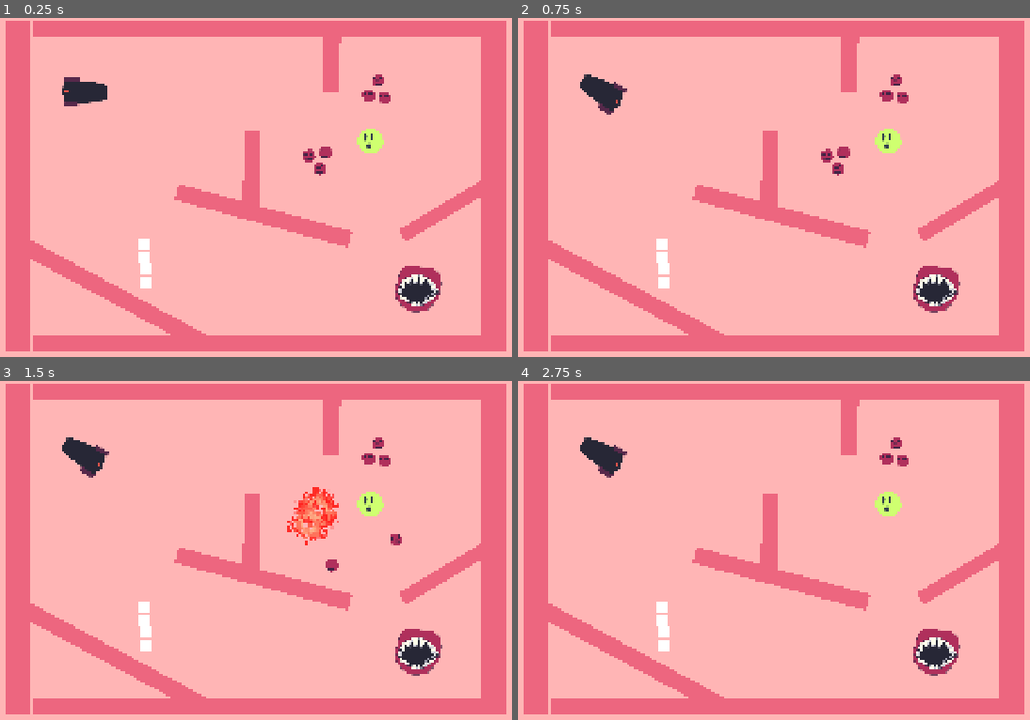
Above: before the commit, frames 1-4 (two rows, left to right).
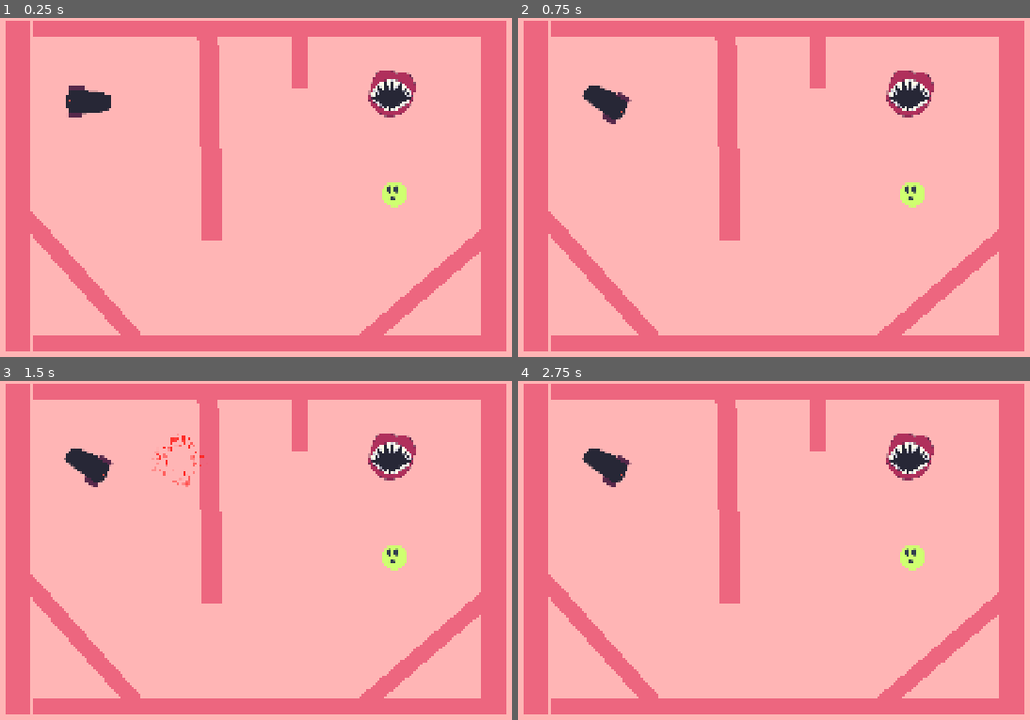
Above: after the commit, the same moments.

Repository: rmkubik/chain-reaction
Game: Godot game, scene res://ryan_level3.tscn
Two runs of this game, one before a commit and one after it. Both use one fixed random seed, a clock stepped at 60 frames per second and the inputs below. This scene is started directly instead of the project's main scene.
Inputs (mouse positions are in pixels of both pictures, inside the frame that each line leads up to):
- Up to frame 1 (0.25 s): no input
- Up to frame 2 (0.75 s): tap Enter at 0.5 s; drag from (599, 92) to (937, 289) at 0.52 s
- Up to frame 3 (1.5 s): tap Space at 1.25 s; drag from (174, 614) to (419, 652) at 1.27 s
- Up to frame 4 (2.75 s): move the mouse to (917, 499) at 2.02 s; tap R at 2.1 s; click (917, 499) at 2.17 s

The runs differ from the first frame. In frame 1, 13% of the frame differs, in the area x 5-94%, y 5-94%; in frame 2, 13%; in frame 3, 14%; in frame 4, 13%.

Commit message:
Add level3

Diff:
--- a/game.tscn
+++ b/game.tscn
@@ -7,13 +7,14 @@
 [ext_resource type="PackedScene" uid="uid://bcbkvkfbd7lf1" path="res://ryan_level2.tscn" id="4_7jktm"]
 [ext_resource type="PackedScene" uid="uid://cdyq20tyijvav" path="res://oliver_level3.tscn" id="6_ryrav"]
 [ext_resource type="PackedScene" uid="uid://b1n7vuwtjhhn" path="res://oliver_level4.tscn" id="7_eow3j"]
+[ext_resource type="PackedScene" uid="uid://bm6ovm4anuu33" path="res://ryan_level3.tscn" id="8_j5wjh"]
 
 [sub_resource type="LabelSettings" id="LabelSettings_eow3j"]
 font_size = 24
 
 [node name="Game" type="Node2D" node_paths=PackedStringArray("levelCounter")]
 script = ExtResource("1_80nbo")
-levels = Array[PackedScene]([ExtResource("2_e2o6t"), ExtResource("3_fc0e3"), ExtResource("4_7jktm"), ExtResource("2_7jktm"), ExtResource("6_ryrav"), ExtResource("7_eow3j")])
+levels = Array[PackedScene]([ExtResource("2_e2o6t"), ExtResource("3_fc0e3"), ExtResource("4_7jktm"), ExtResource("2_7jktm"), ExtResource("6_ryrav"), ExtResource("7_eow3j"), ExtResource("8_j5wjh")])
 levelCounter = NodePath("LevelCounter")
 
 [node name="LevelCounter" type="Label" parent="."]
--- a/ryan_level3.tscn
+++ b/ryan_level3.tscn
@@ -18,38 +18,38 @@
 goal = NodePath("Goal")
 
 [node name="Smiley5" parent="." instance=ExtResource("2_hbay1")]
-position = Vector2(951, 384)
+position = Vector2(2020, 118)
 
 [node name="Smiley6" parent="." instance=ExtResource("2_hbay1")]
-position = Vector2(1100, 159)
+position = Vector2(1107, -140)
 
 [node name="Wall10" parent="." instance=ExtResource("6_kcu3w")]
-position = Vector2(417, 700)
+position = Vector2(2217, 601)
 rotation = 0.495018
 scale = Vector2(1.42436, 1.01543)
 skew = 0.0937026
 
 [node name="Smiley" parent="." instance=ExtResource("2_hbay1")]
-position = Vector2(1076, 197)
+position = Vector2(1083, -102)
 
 [node name="Smiley3" parent="." instance=ExtResource("2_hbay1")]
-position = Vector2(1117, 203)
+position = Vector2(1124, -96)
 
 [node name="Cannon" parent="." instance=ExtResource("3_aj485")]
-position = Vector2(350, 188)
+position = Vector2(360, 213)
 ammo = ExtResource("4_hbay1")
 
 [node name="Mouser" parent="." instance=ExtResource("4_3bp0o")]
 
 [node name="Target" parent="." instance=ExtResource("5_knbbj")]
-position = Vector2(1081, 314)
+position = Vector2(1142, 449)
 
 [node name="Wall" parent="." instance=ExtResource("6_kcu3w")]
 position = Vector2(789, 831)
 scale = Vector2(3, 1)
 
 [node name="Goal" parent="." instance=ExtResource("7_vnmr0")]
-position = Vector2(1204, 690)
+position = Vector2(1137, 191)
 
 [node name="Wall3" parent="." instance=ExtResource("6_kcu3w")]
 position = Vector2(789, 24)
@@ -66,18 +66,18 @@
 scale = Vector2(2.22, 1.5)
 
 [node name="Wall8" parent="." instance=ExtResource("6_kcu3w")]
-position = Vector2(1284, 482)
-rotation = -0.537794
-scale = Vector2(0.75715, -0.853872)
+position = Vector2(2200, 897)
+rotation = 0.838526
+scale = Vector2(0.122223, -10.9095)
 skew = 0.0937026
 
 [node name="Wall6" parent="." instance=ExtResource("6_kcu3w")]
-position = Vector2(807, 504)
-rotation = 3.4107
+position = Vector2(345, 668)
+rotation = 3.98439
 scale = Vector2(1.2, 1)
 
 [node name="Crate" type="RigidBody2D" parent="."]
-position = Vector2(501, 607)
+position = Vector2(690, -177)
 gravity_scale = 0.0
 contact_monitor = true
 
@@ -91,7 +91,7 @@
 shape = SubResource("RectangleShape2D_kek77")
 
 [node name="Crate7" type="RigidBody2D" parent="."]
-position = Vector2(501, 575)
+position = Vector2(690, -209)
 gravity_scale = 0.0
 contact_monitor = true
 
@@ -105,7 +105,7 @@
 shape = SubResource("RectangleShape2D_kek77")
 
 [node name="Crate8" type="RigidBody2D" parent="."]
-position = Vector2(502, 668)
+position = Vector2(691, -116)
 gravity_scale = 0.0
 contact_monitor = true
 
@@ -119,7 +119,7 @@
 shape = SubResource("RectangleShape2D_kek77")
 
 [node name="Crate9" type="RigidBody2D" parent="."]
-position = Vector2(502, 638)
+position = Vector2(691, -146)
 gravity_scale = 0.0
 contact_monitor = true
 
@@ -133,17 +133,22 @@
 shape = SubResource("RectangleShape2D_kek77")
 
 [node name="Wall7" parent="." instance=ExtResource("6_kcu3w")]
-position = Vector2(777, 384)
-rotation = 1.57288
-scale = Vector2(0.5, 1)
+position = Vector2(672, 304)
+rotation = 1.54927
+scale = Vector2(1.395, -1.22713)
 
 [node name="Smiley4" parent="." instance=ExtResource("2_hbay1")]
-position = Vector2(966, 343)
+position = Vector2(2035, 77)
 
 [node name="Wall9" parent="." instance=ExtResource("6_kcu3w")]
-position = Vector2(982, 116)
+position = Vector2(899, 104)
 rotation = 1.57288
 scale = Vector2(-0.379833, 1)
 
 [node name="Smiley2" parent="." instance=ExtResource("2_hbay1")]
-position = Vector2(924, 351)
+position = Vector2(1993, 85)
+
+[node name="Wall11" parent="." instance=ExtResource("6_kcu3w")]
+position = Vector2(1231, 680)
+rotation = 2.42784
+scale = Vector2(1.2, 1)
Not shown: 1 places in game.tscn that only renumber resources
